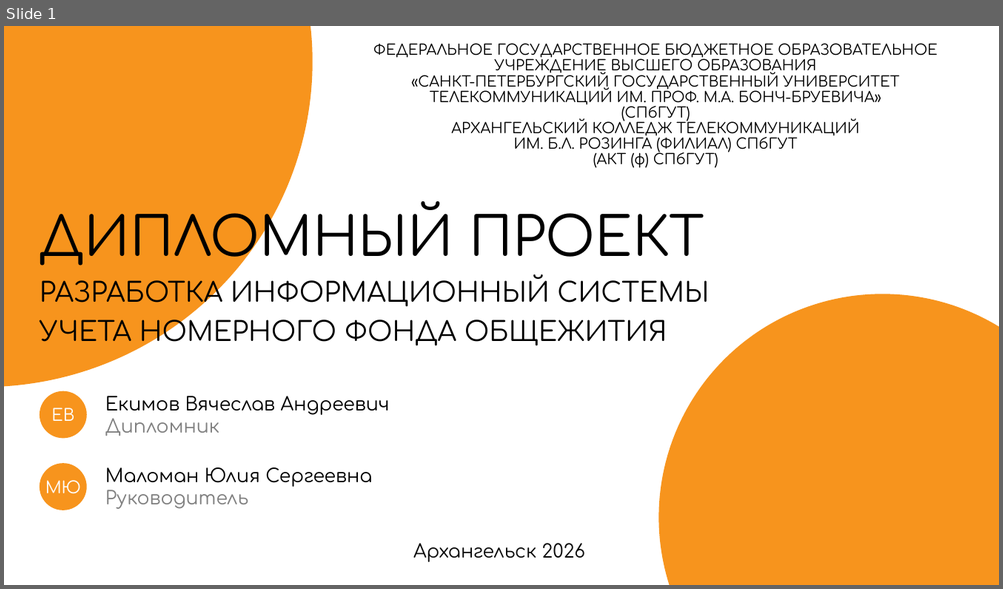
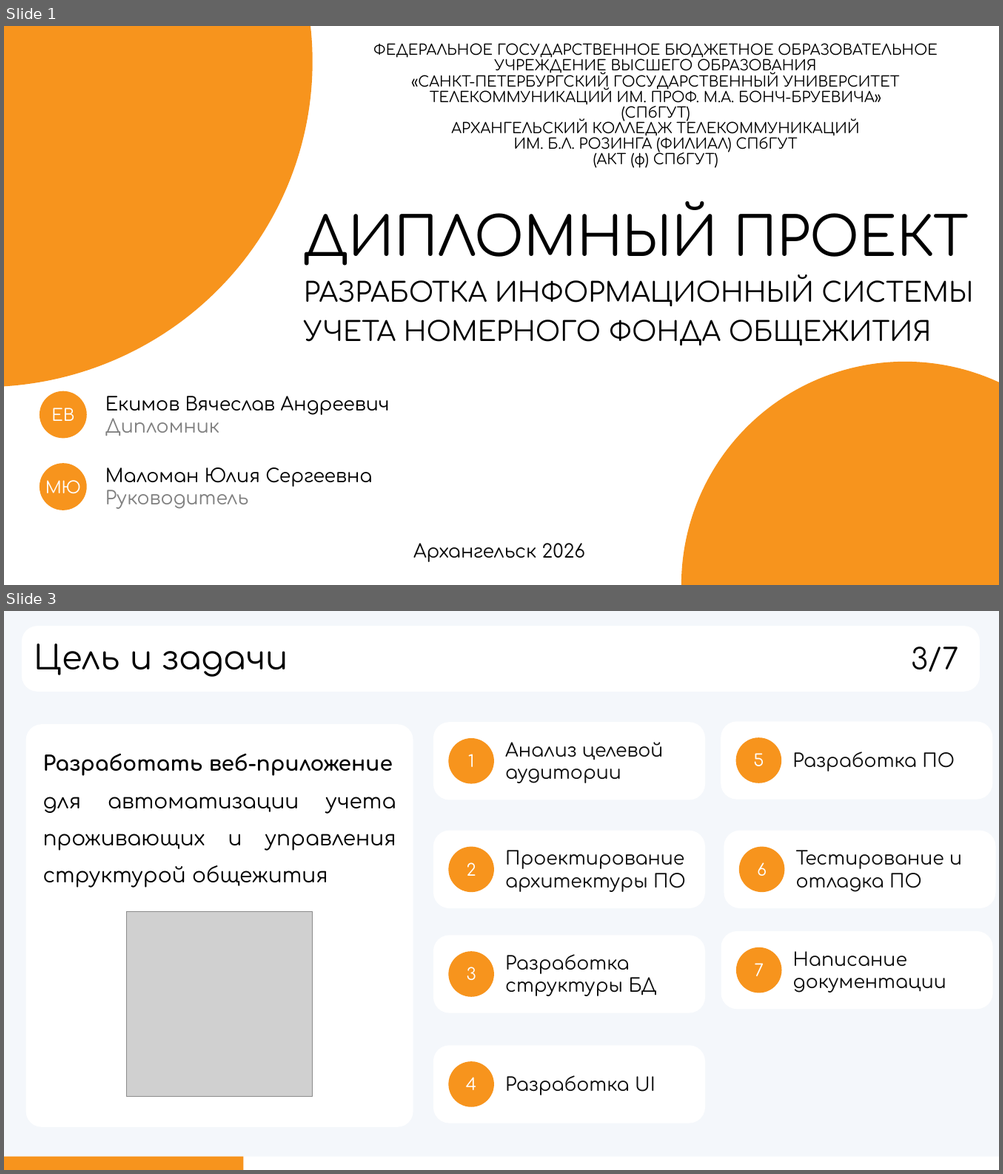
Before and after one commit to hhallva/cmdnt-website, a slide deck: ДП/Презентация/Презентация.pptx. Shown one above the other, each under a label of ours: slide 1 before the commit, slides 1 and 3 after it; the slides between them are not shown. The pictures are 1003x589 and 1003x1174 pixels, drawn with LibreOffice and Linux fonts; fonts in the diff are those of the drawing; grey boxes stand for pictures. Boxes give left, top, right and bottom in pixels: in the first picture for what was removed or moved away, otherwise in the second. Text is boxed around its words. In the diff, an @@ line names an element or a change of style, - is before the commit and + after.

```diff
--- a/ДП/Презентация/Презентация.pptx
+++ b/ДП/Презентация/Презентация.pptx
@@ slide 3 added at bbox=[4, 611, 999, 1170], background #F4F7FB @@
@@ rounded rectangle added at bbox=[22, 627, 979, 691], fill #FFFFFF, outline #FFFFFF 1.5 pt @@
@@ text added at bbox=[34, 644, 288, 677], 32 pt, text #000000 @@
+Цель и задачи
@@ text added at bbox=[911, 647, 959, 672], 28 pt, text #000000 @@
+3/7
@@ rounded rectangle added at bbox=[26, 725, 412, 1127], fill #FFFFFF, outline #FFFFFF 1.5 pt @@
@@ text added at bbox=[43, 754, 396, 888], 20 pt, text #000000 @@
+Разработать веб-приложение
+для автоматизации учета проживающих и управления структурой общежития
@@ group added at bbox=[434, 723, 704, 799]: 2 texts, 1 rounded rectangle, 1 ellipse @@
+Анализ целевой аудитории
+1
@@ group added at bbox=[722, 722, 992, 798]: 2 texts, 1 rounded rectangle, 1 ellipse @@
+Разработка ПО
+5
@@ group added at bbox=[434, 831, 704, 907]: 2 texts, 1 rounded rectangle, 1 ellipse @@
+Проектирование архитектуры ПО
+2
@@ group added at bbox=[725, 831, 995, 907]: 2 texts, 1 rounded rectangle, 1 ellipse @@
+Тестирование и отладка ПО
+6
@@ picture added at bbox=[126, 911, 311, 1096] @@
@@ group added at bbox=[722, 933, 992, 1008]: 2 texts, 1 rounded rectangle, 1 ellipse @@
+Написание документации
+7
@@ group added at bbox=[434, 937, 704, 1012]: 2 texts, 1 rounded rectangle, 1 ellipse @@
+Разработка структуры БД
+3
@@ group added at bbox=[434, 1047, 704, 1123]: 2 texts, 1 rounded rectangle, 1 ellipse @@
+Разработка UI
+4
@@ rectangle added at bbox=[4, 1157, 999, 1170], fill #FFFFFF @@
@@ rectangle added at bbox=[4, 1157, 244, 1170], fill #F7941D @@
@@ slide 1 changed as well @@
@@ text "ДИПЛОМНЫЙ ПРОЕКТ" rewrapped from bbox=[40, 195, 708, 349] to bbox=[304, 201, 973, 346] @@
@@ ellipse: place and size @@
-ellipse at bbox=[658, 294, 999, 585]
+ellipse at bbox=[681, 362, 999, 585]
```
Also in this commit, not shown: 7 other slides changed, 4 other slides added, 1 slide removed, 23 other files.
